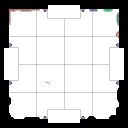
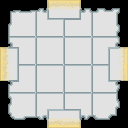
Revision of a layered 128x128 image; what changed, layer by layer:
added layer "Layer #11" (65%) above "Layer #9" over [0, 0, 128, 128]
added layer "Layer #9" above "Layer #8" over [0, 0, 128, 128]
added layer "Layer #8" above "Layer #7" over [0, 0, 128, 128]
hid "Layer #7", painted on it over [9, 9, 119, 119]
painted on "Layer #6" over [35, 36, 93, 93]
painted on "Layer #3" over [0, 0, 128, 128]
painted on "Layer #2" over [3, 3, 125, 125]
added layer "Layer #10" above "Background" over [0, 0, 128, 128]
